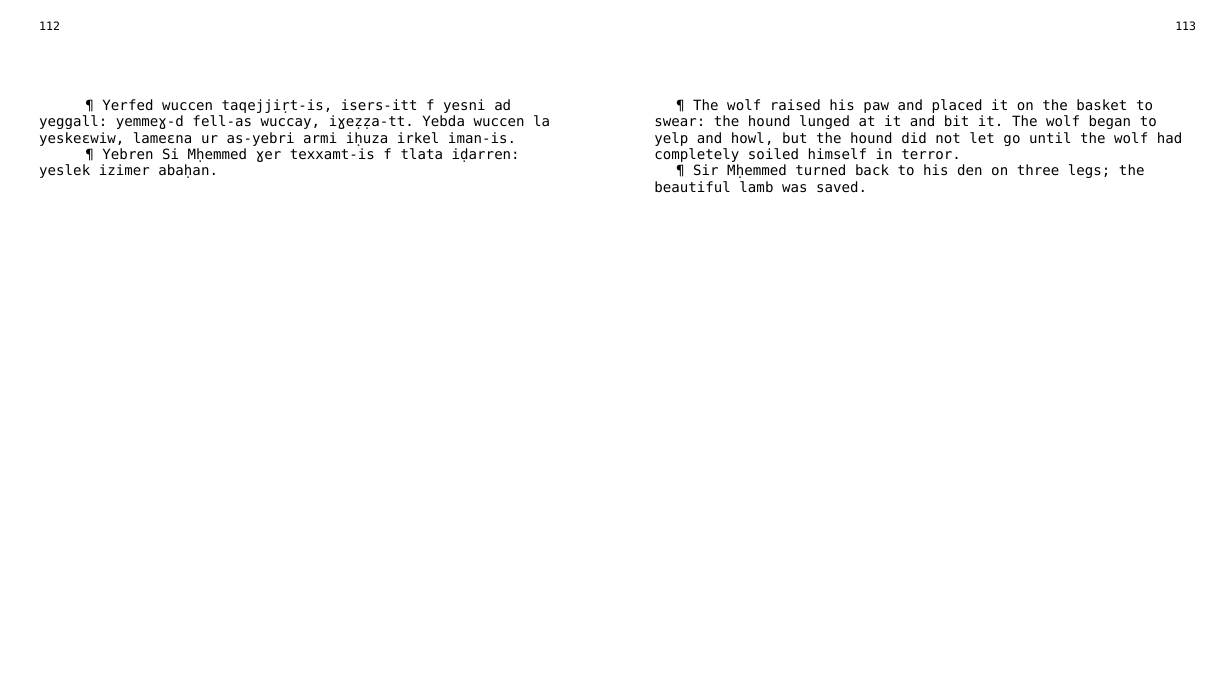
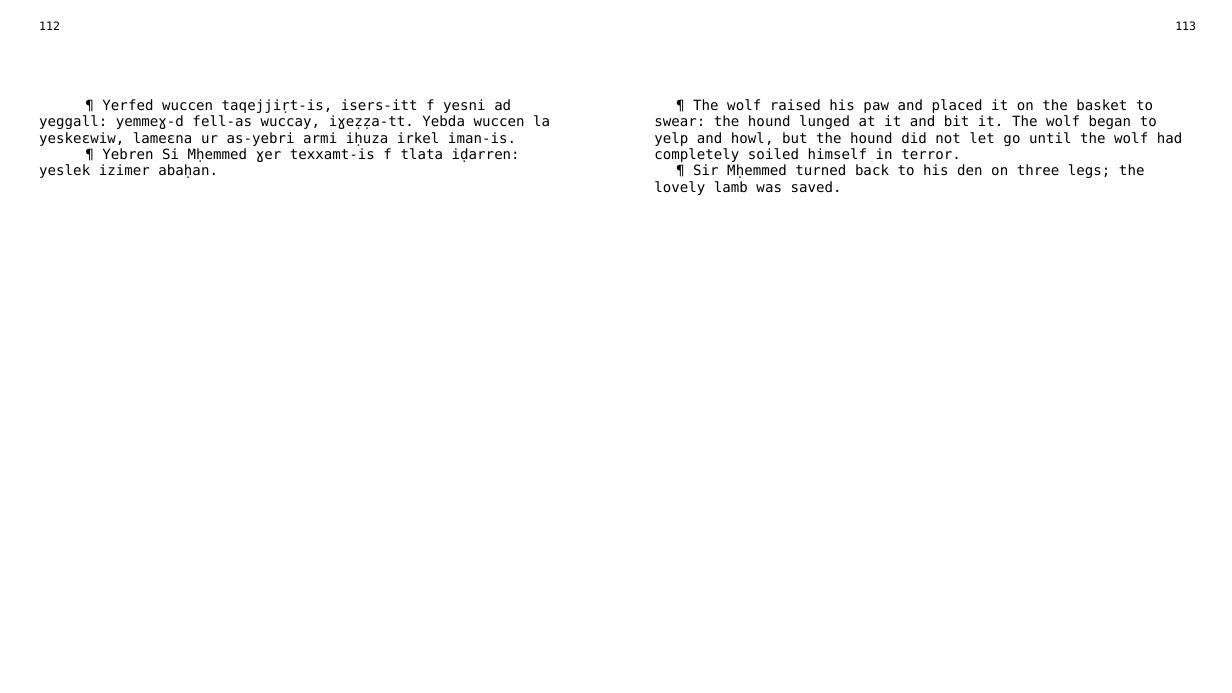
Before and after one commit to sferhah/tamacahut_n_wuccen, a slide deck: slide 52 of Uccen.ConsoleApp/uccen.eng.pptx. Drawn at 1232x693 pixels with LibreOffice and Linux fonts; fonts in the diff are those of the drawing. Boxes give left, top, right and bottom in pixels: in the first picture for what was removed or moved away, otherwise in the second. Text is boxed around its words. In the diff, an @@ line names an element or a change of style, - is before the commit and + after.

```diff
--- a/Uccen.ConsoleApp/uccen.eng.pptx
+++ b/Uccen.ConsoleApp/uccen.eng.pptx
@@ table at (30, 15, 1205, 668) @@
-row 3, column 3: ¶ The wolf raised his paw and placed it on the basket to swear: the hound lunged at it and bit it. The wolf began to yelp and howl, but the hound did not let go until the wolf had completely soiled himself in terror. / ¶ Sir Mḥemmed turned back to his den on three legs; the beautiful lamb was saved.
+row 3, column 3: ¶ The wolf raised his paw and placed it on the basket to swear: the hound lunged at it and bit it. The wolf began to yelp and howl, but the hound did not let go until the wolf had completely soiled himself in terror. / ¶ Sir Mḥemmed turned back to his den on three legs; the lovely lamb was saved.
```
Also in this commit, not shown: 6 other files.
